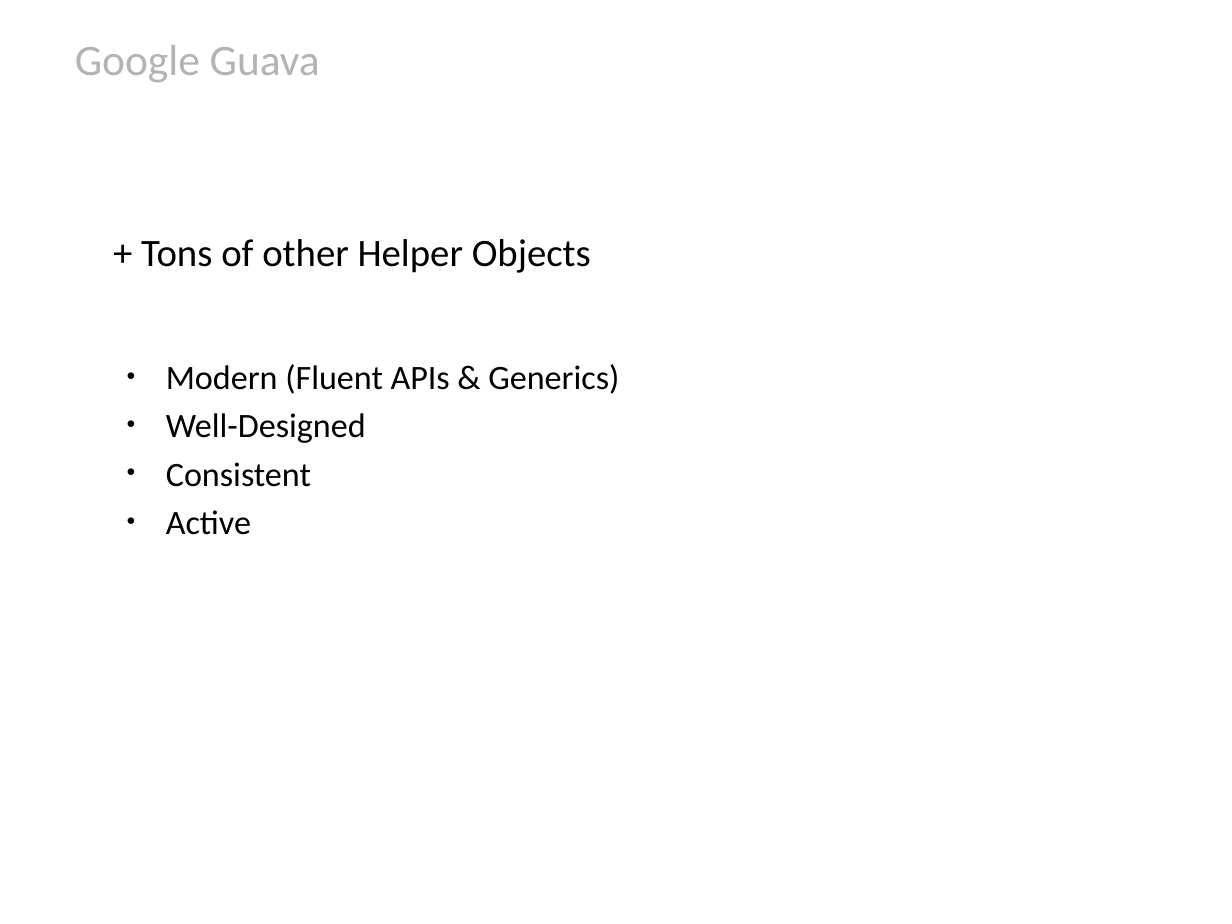
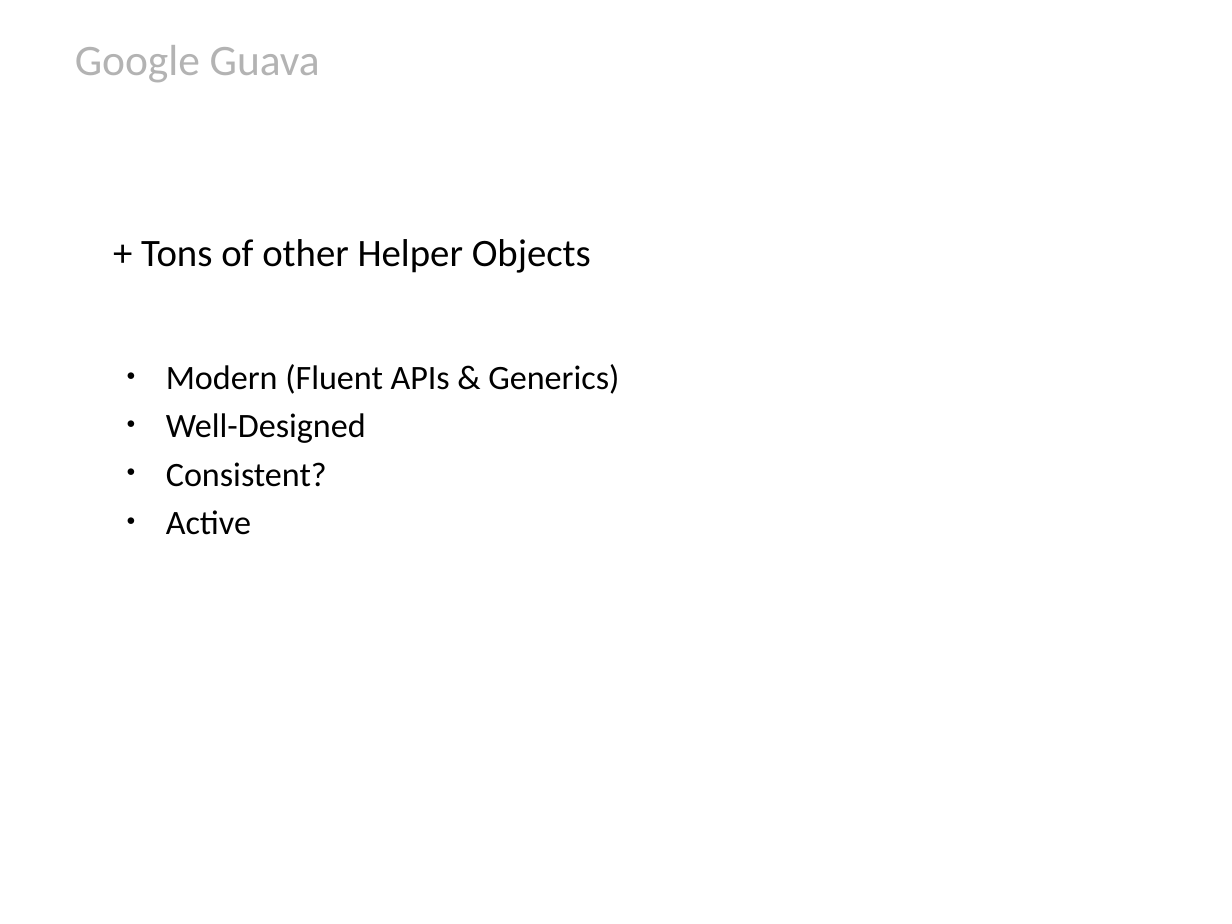
Before and after one commit to HamletDRC/presentations, a slide deck: slide 65 of javaboilerplatebusters/BoilerPlateBusters.odp. Drawn at 1232x924 pixels with LibreOffice and Linux fonts; fonts in the diff are those of the drawing; background and template pictures are left out. Boxes give left, top, right and bottom in pixels: in the first picture for what was removed or moved away, otherwise in the second. Text is boxed around its words. In the diff, an @@ line names an element or a change of style, - is before the commit and + after.

```diff
--- a/javaboilerplatebusters/BoilerPlateBusters.odp
+++ b/javaboilerplatebusters/BoilerPlateBusters.odp
@@ text at <box>166,462,327,487</box>: text changed @@
-  ● Consistent
+  ● Consistent?
```
Also in this commit, not shown: 14 other slides changed, 2 other files.
